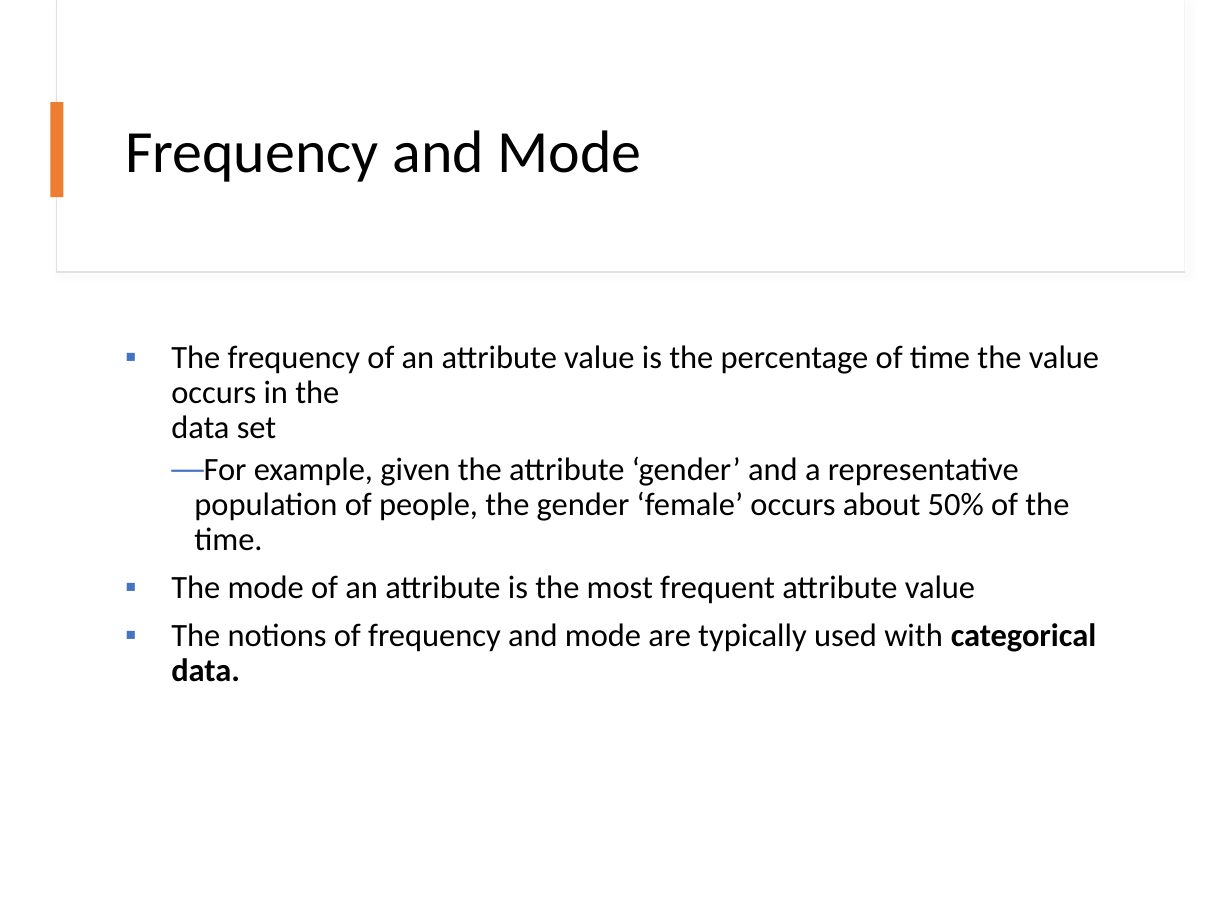
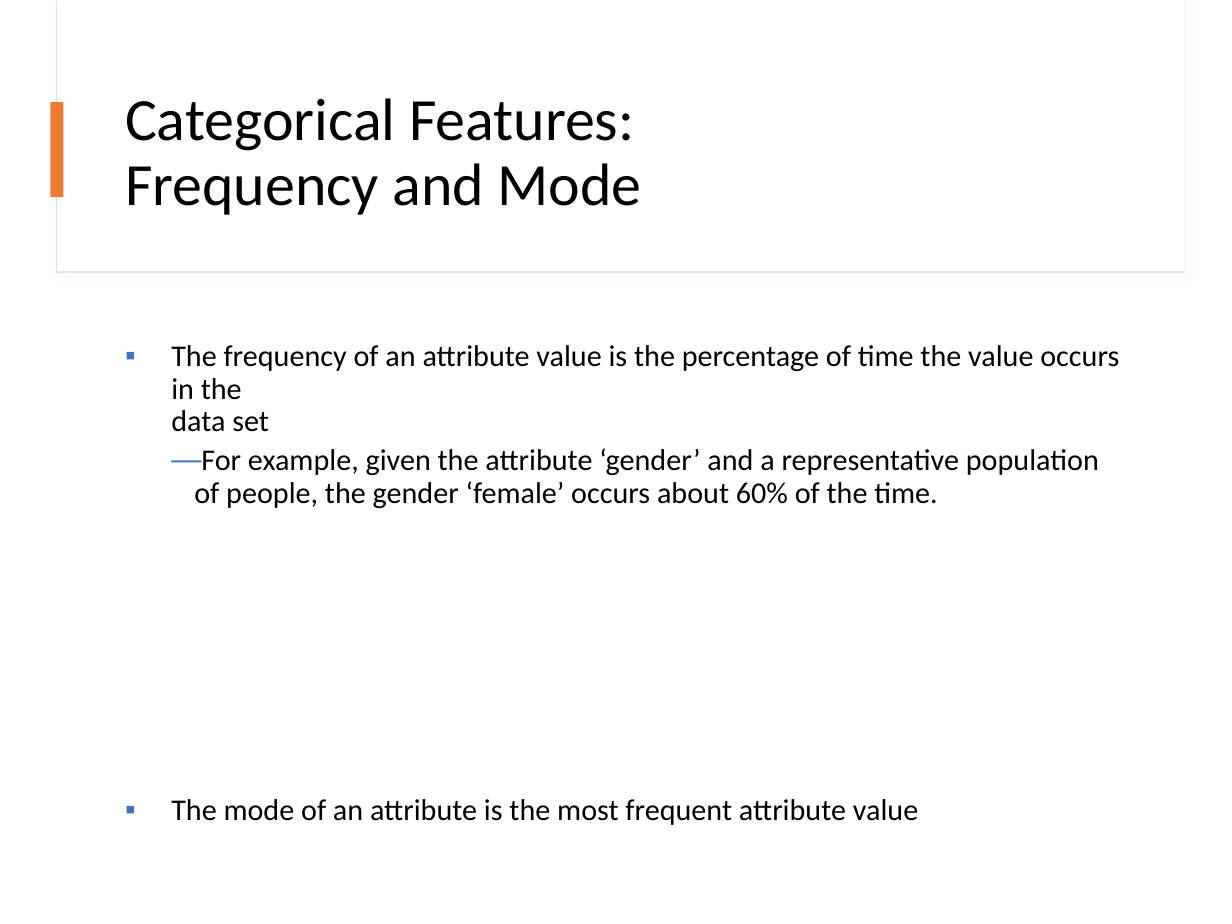
Before and after one commit to mhahsler/Introduction_to_Data_Mining_R_Examples, a slide deck: slide 9 of slides/chap2_exploration.pptx. Drawn at 1232x924 pixels with LibreOffice and Linux fonts; fonts in the diff are those of the drawing. Boxes give left, top, right and bottom in pixels: in the first picture for what was removed or moved away, otherwise in the second. Text is boxed around its words. In the diff, an @@ line names an element or a change of style, - is before the commit and + after.

```diff
--- a/slides/chap2_exploration.pptx
+++ b/slides/chap2_exploration.pptx
@@ title at box(125, 98, 642, 215): text changed @@
-Frequency and Mode
+Categorical Features:
+Frequency and Mode
@@ text at box(171, 345, 1119, 825): size 19 to 17.6 pt in "The frequency of an attribute value is ...", "The mode of an attribute is the ..." @@
@@ text at box(194, 448, 1099, 508): text changed; size 19 to 17.6 pt @@
-  — For example, given the attribute ‘gender’ and a representative population of people, the gender ‘female’ occurs about 50% of the time.
+  — For example, given the attribute ‘gender’ and a representative population of people, the gender ‘female’ occurs about 60% of the time.
@@ text at box(171, 623, 1097, 682): paragraph removed @@
-▪ The notions of frequency and mode are typically used with categorical data.
```
Also in this commit, not shown: 12 other slides changed, 1 slide added, 6 slides removed, 1 other file.
